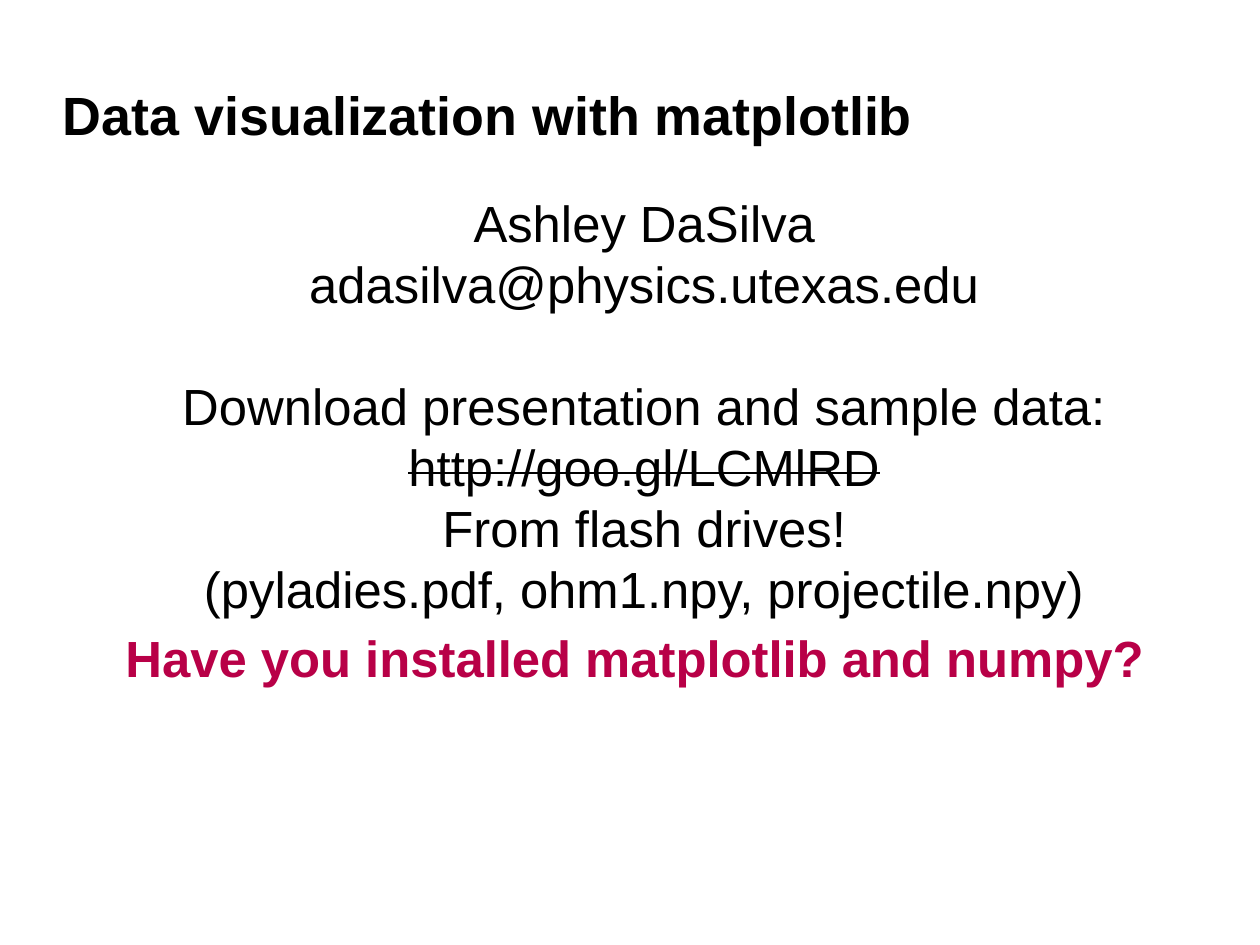
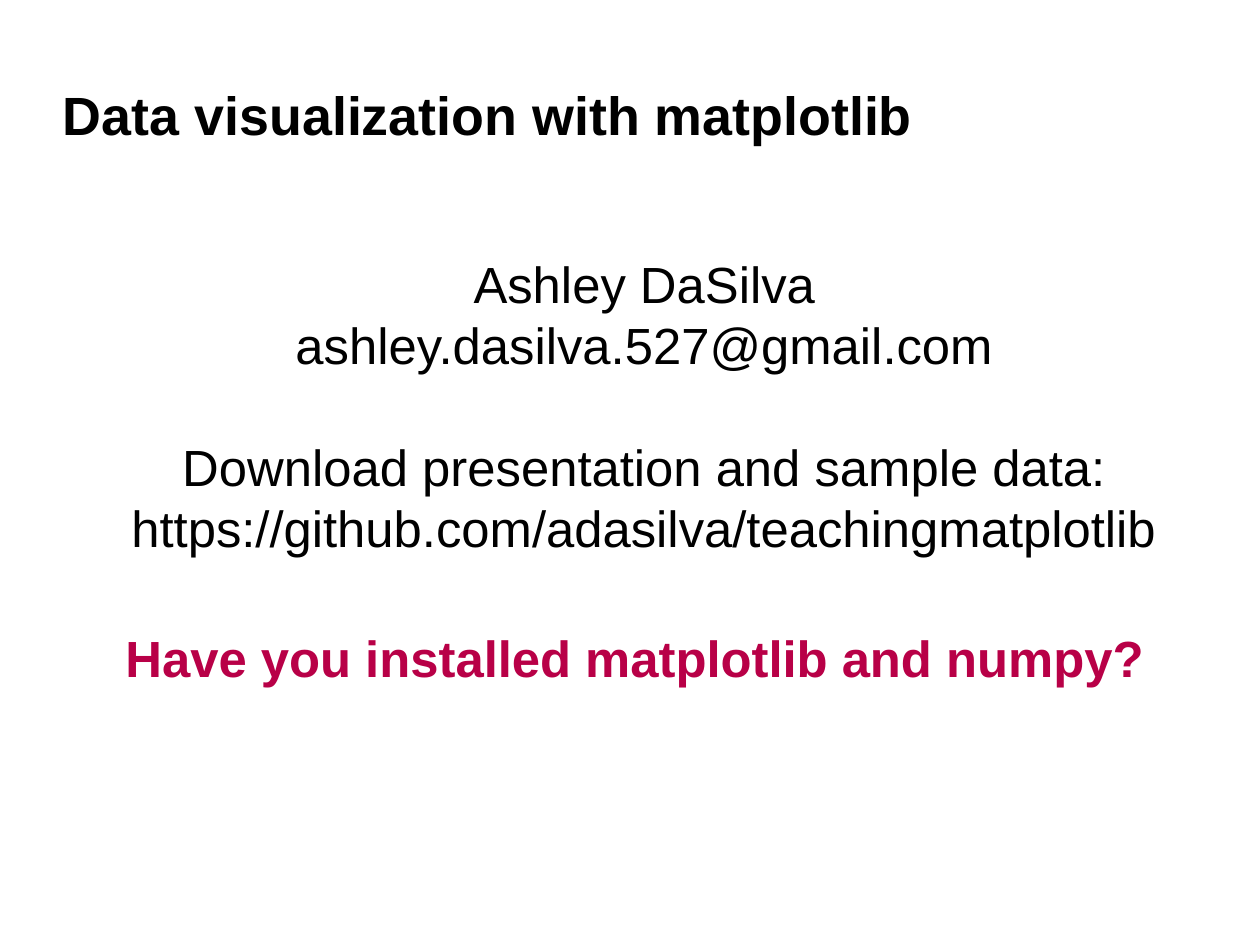
Before and after one commit to adasilva/teachingmatplotlib, a slide deck: slide 1 of intro_to_matplotlib.odp. Drawn at 1260x945 pixels with LibreOffice and Linux fonts; fonts in the diff are those of the drawing; background and template pictures are left out. Boxes give left, top, right and bottom in pixels: in the first picture for what was removed or moved away, otherwise in the second. Text is boxed around its words. In the diff, an @@ line names an element or a change of style, - is before the commit and + after.

Commit message:
update email and link on cover page of presentation

```diff
--- a/intro_to_matplotlib.odp
+++ b/intro_to_matplotlib.odp
@@ text at <box>131,327,1155,557</box>: text changed @@
-adasilva@physics.utexas.edu
-Download presentation and sample data: http://goo.gl/LCMlRD
-From flash drives!
-(pyladies.pdf, ohm1.npy, projectile.npy)
+ashley.dasilva.527@gmail.com
+Download presentation and sample data:
+https://github.com/adasilva/teachingmatplotlib
```
Also in this commit, not shown: 1 other file.
